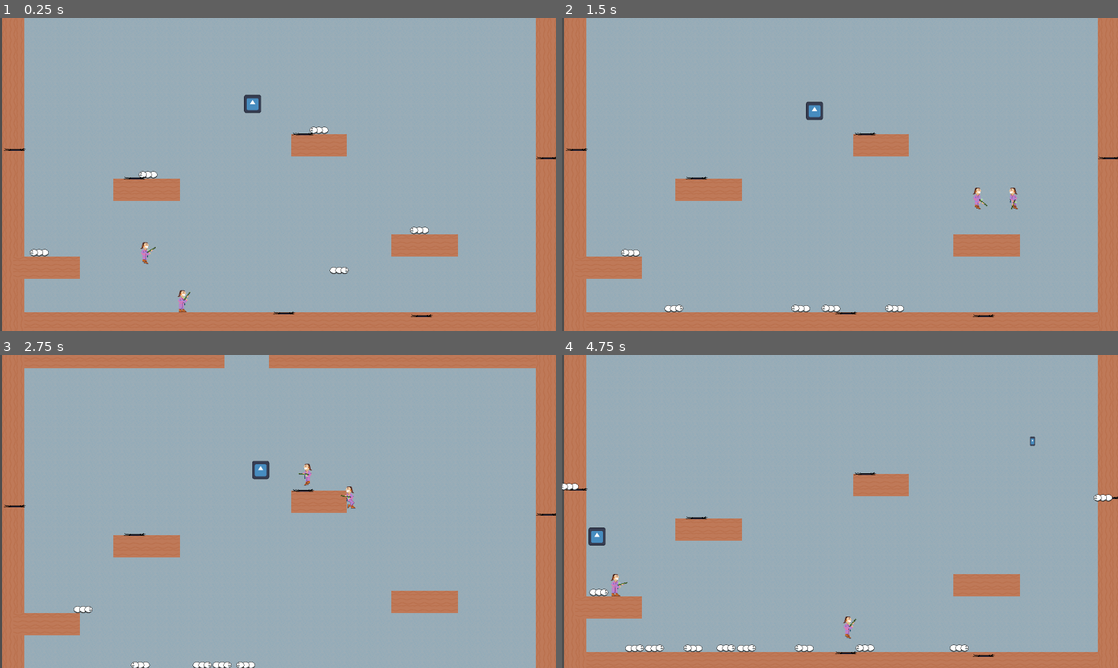
Above: before the commit, frames 1-4 (two rows, left to right).
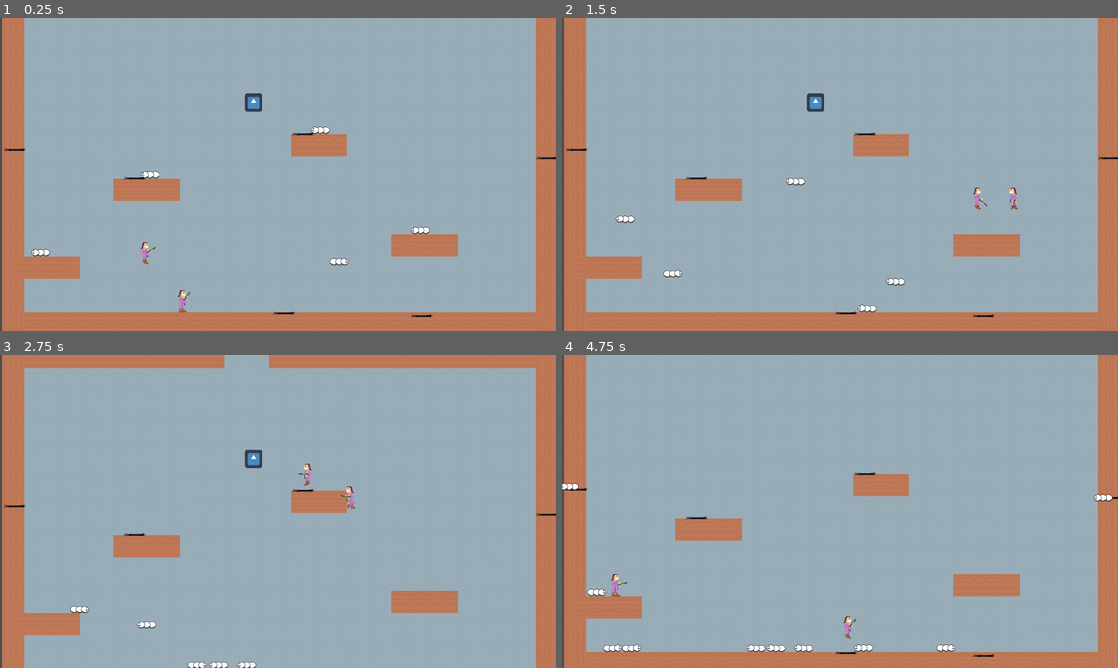
Above: after the commit, the same moments.

Repository: deruitda/ludum-dare-56
Game: Godot game, scene res://andrew_scene.tscn
Same seed, same stepped clock (60 frames per second), same inputs: the game is played once before the commit and once after it. This scene is started directly instead of the project's main scene. The engine's default icon, where the game draws it, is replaced by a stand-in: a white triangle on a blue panel in a dark square.
Inputs (mouse positions are in pixels of both pictures, inside the frame that each line leads up to):
- Up to frame 1 (0.25 s): no input
- Up to frame 2 (1.5 s): move the mouse to (812, 237) at 0.52 s; hold D (move_right) from 0.53 s (still down); tap Space (jump) at 0.6, 0.77, 1.07 s; move the mouse to (1006, 221) at 1.27 s; click (1006, 221) at 1.35 s
- Up to frame 3 (2.75 s): tap Space (jump) at 1.52, 1.55, 1.82, 2.1 s; move the mouse to (111, 464) at 2.02 s; release D (move_right) at 2.03 s; hold A (move_left) from 2.03 s (still down)
- Up to frame 4 (4.75 s): move the mouse to (867, 511) at 2.77 s; click (867, 511) at 2.85 s; tap Space (jump) at 3.02, 3.05, 3.32, 3.6, 3.77, 4.07, 4.52, 4.55 s; move the mouse to (756, 433) at 3.52 s; move the mouse to (962, 495) at 4.27 s; release A (move_left) at 4.28 s; hold D (move_right) from 4.28 s (still down); click (962, 495) at 4.35 s

The runs differ from the first frame. In frame 1, 0.5% of the frame differs, in the area x 5-78%, y 24-82%; in frame 2, 0.9%; in frame 3, 0.6%; in frame 4, 1.0%, in the area x 4-86%, y 26-95%.
Error after the commit: Invalid call. Nonexistent function 'apply_fly' in base 'Node (VelocityComponent)'. (res://scenes/enemies/termite_alate.gd:20)

Commit message:
velocity issue

Diff:
--- a/scenes/enemies/termite_larvae.gd
+++ b/scenes/enemies/termite_larvae.gd
@@ -27,10 +27,7 @@
 		enemy_walk_direction.toggle_current_direction()
 		toggle_direction_timer.start()
 
-	if enemy_walk_direction.is_running():
-		velocity_component.apply_run(enemy_walk_direction.current_direction, delta)
-	elif not enemy_walk_direction.is_running():
-		velocity_component.apply_climb(enemy_walk_direction.current_direction, delta)
+	velocity_component.apply_move(enemy_walk_direction.current_direction, delta)
 	velocity_component.do_character_move(self)
 
 	pass
@@ -41,6 +38,7 @@
 	elif is_on_wall():
 		enemy_walk_direction.current_direction = Vector2.UP
 	pass # Replace with function body.
+
 func _on_died() -> void:
 	queue_free()
 
--- a/scenes/enemies/termite_larvae.tscn
+++ b/scenes/enemies/termite_larvae.tscn
@@ -73,8 +73,8 @@
 [node name="TermiteLarvae" type="CharacterBody2D" node_paths=PackedStringArray("velocity_component", "toggle_direction_timer")]
 collision_layer = 8
 collision_mask = 15
-platform_floor_layers = 4294967240
-platform_wall_layers = 6
+platform_floor_layers = 4294967042
+platform_wall_layers = 4
 script = ExtResource("1_l1k41")
 velocity_component = NodePath("VelocityComponent")
 toggle_direction_timer = NodePath("EnemyWalkDirection/DefaultToggleDirectionTimer")
--- a/scenes/enemies/termite_soldier.gd
+++ b/scenes/enemies/termite_soldier.gd
@@ -14,24 +14,22 @@
 		set_current_direction()
 
 	elif enemy_walk_direction.current_direction == Vector2.UP:
-		rotation = deg_to_rad(-90)
+		animated_sprite_2d.flip_h = true
 	elif enemy_walk_direction.current_direction == Vector2.DOWN:
-		rotation = deg_to_rad(90)
+		animated_sprite_2d.flip_h = false
 
 # Called every frame. 'delta' is the elapsed time since the previous frame.
 func _physics_process(delta: float) -> void:
 	if is_on_wall() and (is_on_ceiling() || is_on_floor()):
 		enemy_walk_direction.toggle_current_direction()
 	elif is_on_wall():
-		velocity_component.apply_climb(enemy_walk_direction.current_direction, delta)
+		velocity_component.apply_move(enemy_walk_direction.current_direction, delta)
 	elif not is_on_wall():
 		var wall_direction = Vector2.RIGHT
 		if enemy_walk_direction.current_direction == Vector2.DOWN:
 			wall_direction = Vector2.LEFT
-		velocity_component.apply_run(wall_direction, delta)
-		print("tryna walk. wall normal: " + str(get_wall_normal()))
-	else:
-		print("NO")
+		velocity_component.apply_move(wall_direction, delta)
+
 
 	velocity_component.do_character_move(self)
 
--- a/scenes/enemies/termite_soldier.tscn
+++ b/scenes/enemies/termite_soldier.tscn
@@ -8,7 +8,7 @@
 [ext_resource type="PackedScene" uid="uid://w8btqivawm2i" path="res://scenes/entity_composition/enemy_walk_direction.tscn" id="6_l5wsd"]
 
 [sub_resource type="RectangleShape2D" id="RectangleShape2D_rkyvp"]
-size = Vector2(62, 28)
+size = Vector2(62, 26)
 
 [sub_resource type="AtlasTexture" id="AtlasTexture_nchj0"]
 atlas = ExtResource("1_il6v4")
@@ -66,10 +66,12 @@
 [node name="TermiteSoldier" type="CharacterBody2D"]
 collision_layer = 8
 collision_mask = 14
+platform_floor_layers = 4294967042
+platform_wall_layers = 4
 script = ExtResource("1_u5irw")
 
 [node name="CollisionShape2D" type="CollisionShape2D" parent="."]
-position = Vector2(-2, 4)
+position = Vector2(-2, 3)
 shape = SubResource("RectangleShape2D_rkyvp")
 
 [node name="AnimatedSprite2D" type="AnimatedSprite2D" parent="."]
--- a/scenes/entity_composition/velocity_component.gd
+++ b/scenes/entity_composition/velocity_component.gd
@@ -3,8 +3,7 @@
 
 @export var gravity: float = 2000.0
 @export var max_speed: float = 1000.0
-@export var running_acceleration = 3000.0
-@export var fly_speed: float = 300.0
+@export var acceleration = 3000.0
 @export var in_air_acceleration: float = 3000.0
 @export var in_air_resistance: float = 300.0
 @export var jump_velocity: float = 1200.0
@@ -40,12 +39,9 @@
 func apply_wall_slide() -> void:
 	velocity.y = min(velocity.y, wall_slide_speed)
 	velocity.x = 0
-
-func apply_run(direction: Vector2, delta: float) -> void:
-	if direction == Vector2.RIGHT || direction == Vector2.LEFT:
-		velocity.x = clamp(velocity.x + (direction.x * running_acceleration * delta), -max_speed, max_speed)
-	else:
-		assert("Direction should be either left or right when wall jumping")
+func apply_move(direction: Vector2, delta: float) -> void:
+		velocity.x = clamp(velocity.x + (direction.x * acceleration * delta), -max_speed, max_speed)
+		velocity.y = clamp(velocity.y + (direction.y * acceleration * delta), -max_speed, max_speed)
 
 func apply_in_air_movement(direction: float, delta: float) -> void:
 	velocity.x = clamp(velocity.x + direction * in_air_acceleration * delta, -max_speed, max_speed)
@@ -53,31 +49,23 @@
 func apply_in_air_idle(delta: float):
 	velocity.x = move_toward(velocity.x, 0, in_air_resistance * delta)
 
-func apply_is_on_ground() -> void:
+func apply_hit_ground() -> void:
 	velocity.y = 0
 
 func apply_idle(delta: float):
 	velocity.x = move_toward(velocity.x, 0, floor_resistance * delta)
 
 func do_character_move(character_body: CharacterBody2D):
+	print("current velocity", str(velocity))
 	character_body.velocity = velocity
 	character_body.move_and_slide()
-
-func apply_climb(direction: Vector2, delta: float) -> void:
-	if direction == Vector2.UP || direction == Vector2.DOWN:
-		velocity.y = clamp(velocity.y + (direction.y * running_acceleration * delta), -max_speed, max_speed)
-	else:
-		assert("Direction should be either up or down when climbing")
 
 func do_rigid_body_move(rigid_body: RigidBody2D):
 	rigid_body.velocity = velocity
 	rigid_body.move_and_slide()
 
-func apply_fly(direction: Vector2) -> void:
-	velocity = direction * fly_speed
-
 func apply_gravity(delta: float) -> void:
 	velocity.y += gravity * delta
 
-func apply_is_on_cieling() -> void:
+func apply_hit_cieling() -> void:
 	velocity.y = 0
--- a/scenes/levels/termite_extermination_andrew.tscn
+++ b/scenes/levels/termite_extermination_andrew.tscn
@@ -1,11 +1,10 @@
-[gd_scene load_steps=9 format=4 uid="uid://csqtrpv7g20vc"]
+[gd_scene load_steps=8 format=4 uid="uid://csqtrpv7g20vc"]
 
 [ext_resource type="PackedScene" uid="uid://ck6yxuie4bs3n" path="res://scenes/core/follow_cam.tscn" id="1_o2pw8"]
 [ext_resource type="PackedScene" uid="uid://cofh4isrtksv4" path="res://scenes/player/player.tscn" id="2_lvxv5"]
 [ext_resource type="Texture2D" uid="uid://cyfxjev184uv2" path="res://assets/sprites/tiles/tile-sprite-sheet.png" id="3_cxror"]
 [ext_resource type="PackedScene" uid="uid://c3g5a3xfhtd4p" path="res://scenes/enemies/termite_larvae_spawner.tscn" id="4_86hrt"]
 [ext_resource type="PackedScene" uid="uid://nuahsfm77qjp" path="res://scenes/enemies/termite_larvae.tscn" id="5_2jaao"]
-[ext_resource type="PackedScene" uid="uid://peddybhwcvq6" path="res://scenes/enemies/termite_soldier.tscn" id="6_0qe46"]
 
 [sub_resource type="TileSetAtlasSource" id="TileSetAtlasSource_08vl4"]
 texture = ExtResource("3_cxror")
@@ -56,7 +55,4 @@
 position = Vector2(828, -95)
 
 [node name="TermiteLarvae" parent="." instance=ExtResource("5_2jaao")]
-position = Vector2(1504, -321)
-
-[node name="TermiteSoldier" parent="." instance=ExtResource("6_0qe46")]
-position = Vector2(1506, -238)
+position = Vector2(1023, -81)
--- a/scenes/player/player.gd
+++ b/scenes/player/player.gd
@@ -70,9 +70,9 @@
 	if not is_on_floor():
 		velocity_component.apply_gravity(delta)
 	elif not is_wall_jumping and not is_floor_jumping:
-		velocity_component.apply_is_on_ground()
+		velocity_component.apply_hit_ground()
 	if is_on_ceiling():
-		velocity_component.apply_is_on_cieling()
+		velocity_component.apply_hit_cieling()
 
 	if is_wall_jumping:
 		var wall_jumping_direction = Vector2.LEFT
@@ -86,7 +86,7 @@
 		#is wall sliding
 		velocity_component.apply_wall_slide()
 	elif is_running:
-		velocity_component.apply_run(left_right_input, delta)
+		velocity_component.apply_move(left_right_input, delta)
 	elif is_in_air:
 		velocity_component.apply_in_air_movement(direction_input, delta)
 
